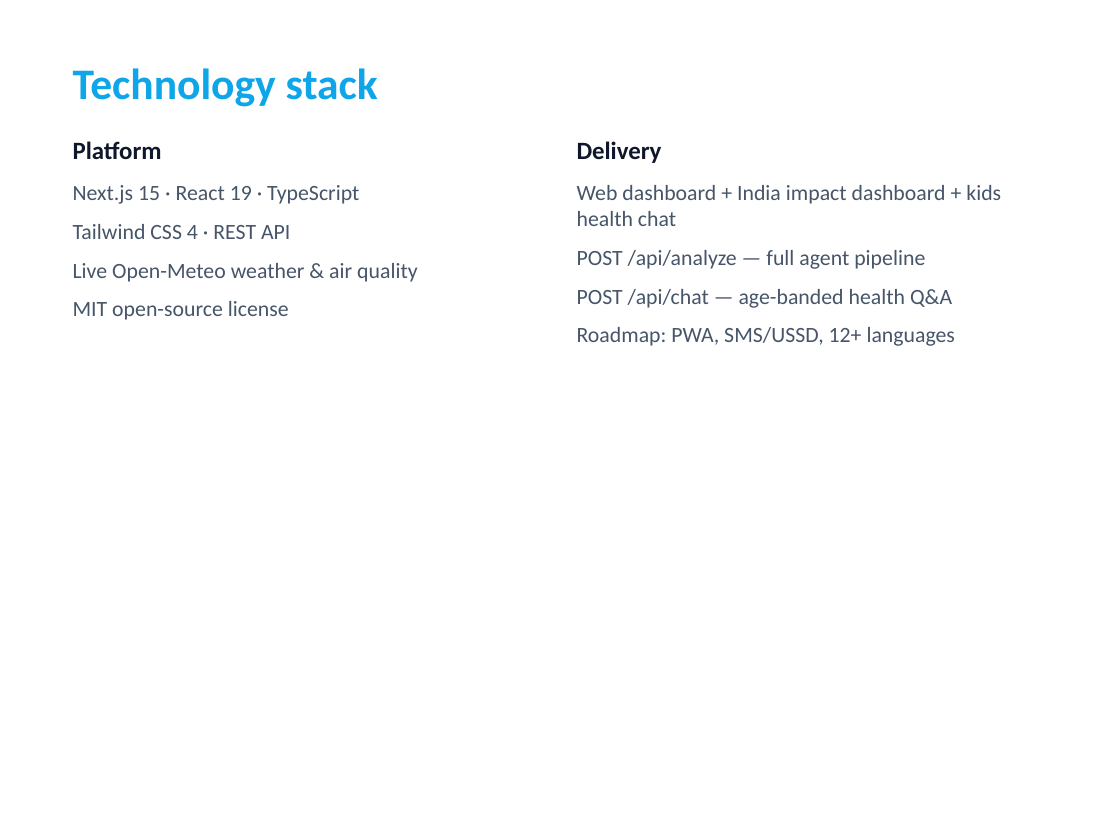
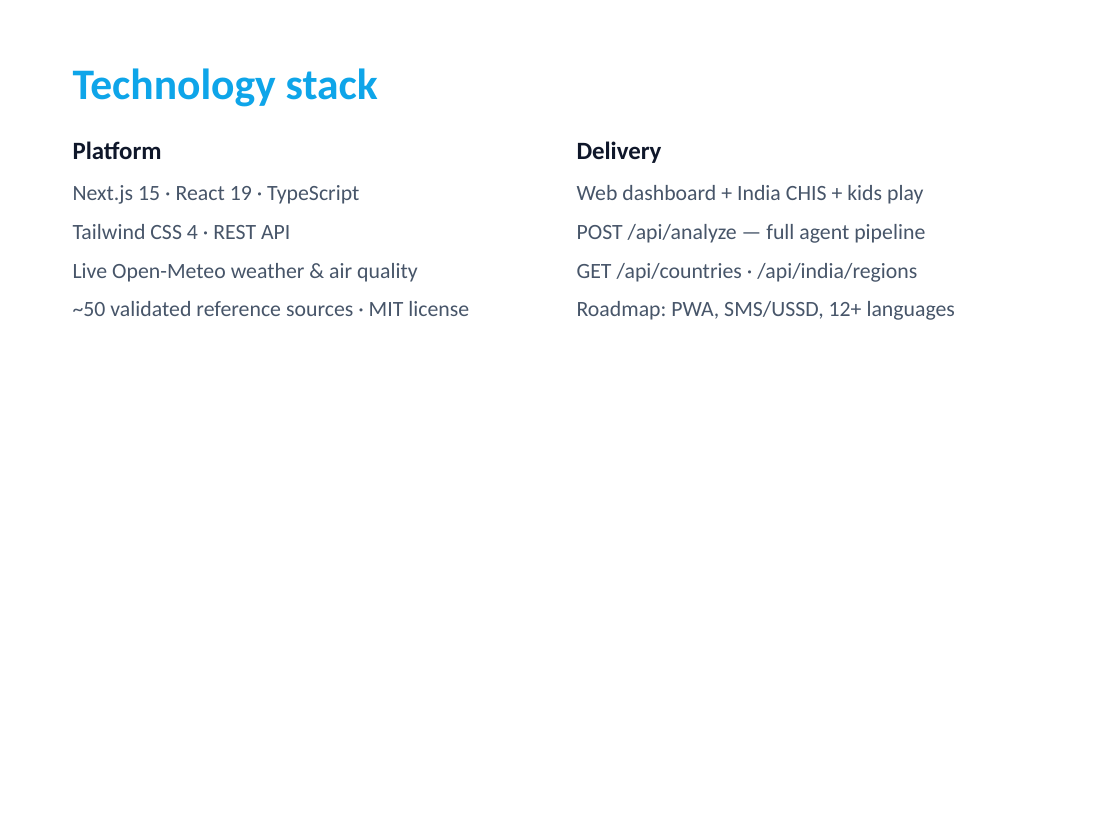
Before and after one commit to carbonintelli/KlimaGuardKids, a slide deck: slide 6 of presentations/KlimaGuard-Kids-Pitch.pptx. Drawn at 1120x840 pixels with LibreOffice and Linux fonts; fonts in the diff are those of the drawing. Boxes give left, top, right and bottom in pixels: in the first picture for what was removed or moved away, otherwise in the second. Text is boxed around its words. In the diff, an @@ line names an element or a change of style, - is before the commit and + after.

```diff
--- a/presentations/KlimaGuard-Kids-Pitch.pptx
+++ b/presentations/KlimaGuard-Kids-Pitch.pptx
@@ text at (577,185,923,204): text changed @@
-Web dashboard + India impact dashboard + kids health chat
+Web dashboard + India CHIS + kids play
@@ text at (577,263,917,282): text changed @@
-POST /api/chat — age-banded health Q&A
+GET /api/countries · /api/india/regions
@@ text at (73,301,469,316): text changed @@
-MIT open-source license
+~50 validated reference sources · MIT license
```
Also in this commit, not shown: 2 other slides changed, 11 other files.
